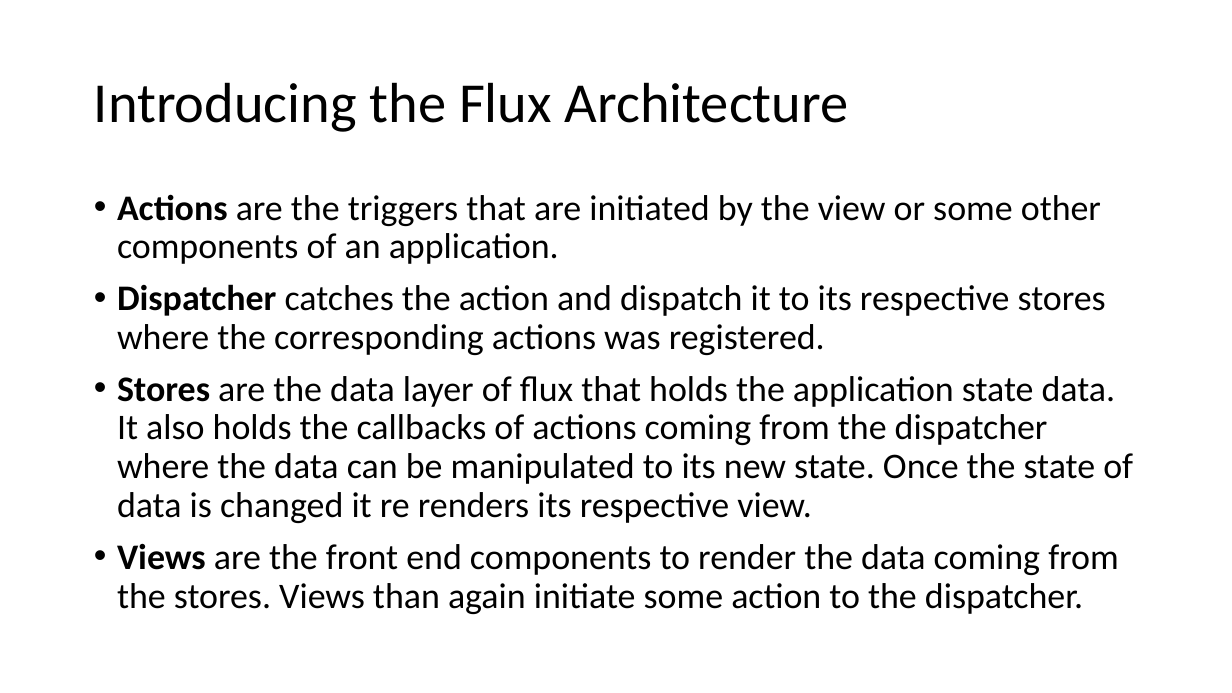
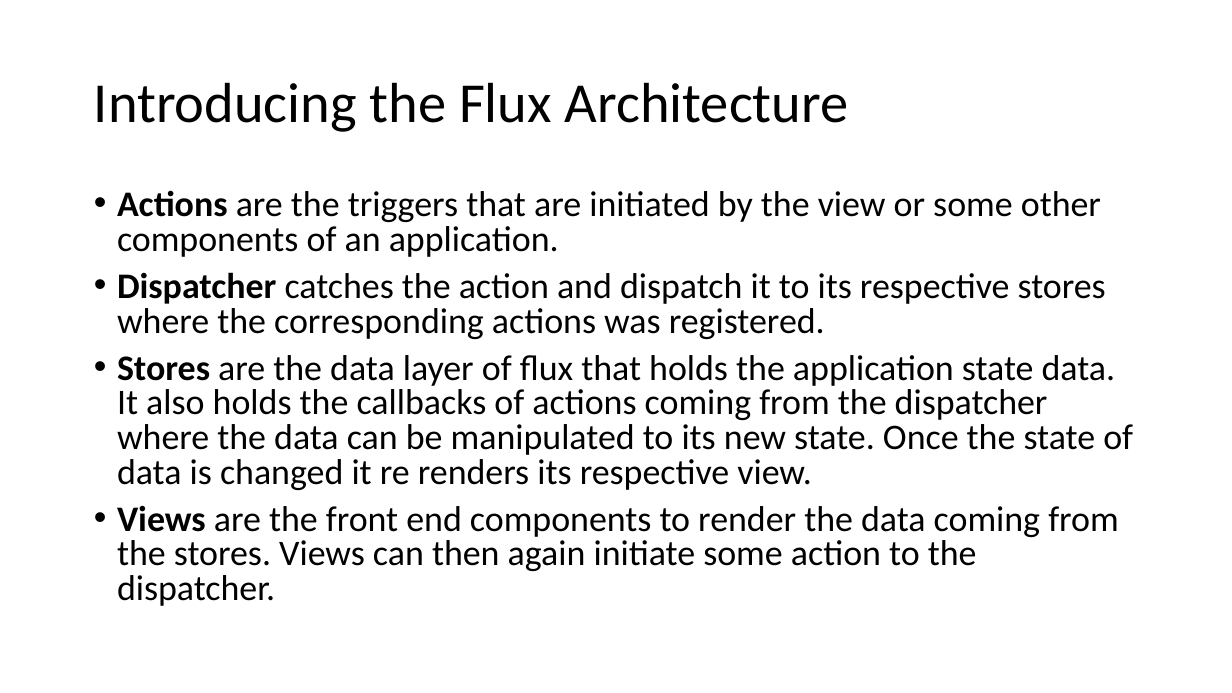
Before and after one commit to awahab29/samplealt, a slide deck: slide 12 of React.pptx. Drawn at 1232x693 pixels with LibreOffice and Linux fonts; fonts in the diff are those of the drawing. Boxes give left, top, right and bottom in pixels: in the first picture for what was removed or moved away, otherwise in the second. Text is boxed around its words. In the diff, an @@ line names an element or a change of style, - is before the commit and + after.

```diff
--- a/React.pptx
+++ b/React.pptx
@@ text at (117,190,1133,490): line spacing 0.9 to 0.8 @@
@@ text at (117,505,1118,606): text changed @@
-• Views are the front end components to render the data coming from the stores. Views than again initiate some action to the dispatcher.
+• Views are the front end components to render the data coming from the stores. Views can then again initiate some action to the dispatcher.
```
Also in this commit, not shown: 2 other slides changed, 8 other files.
